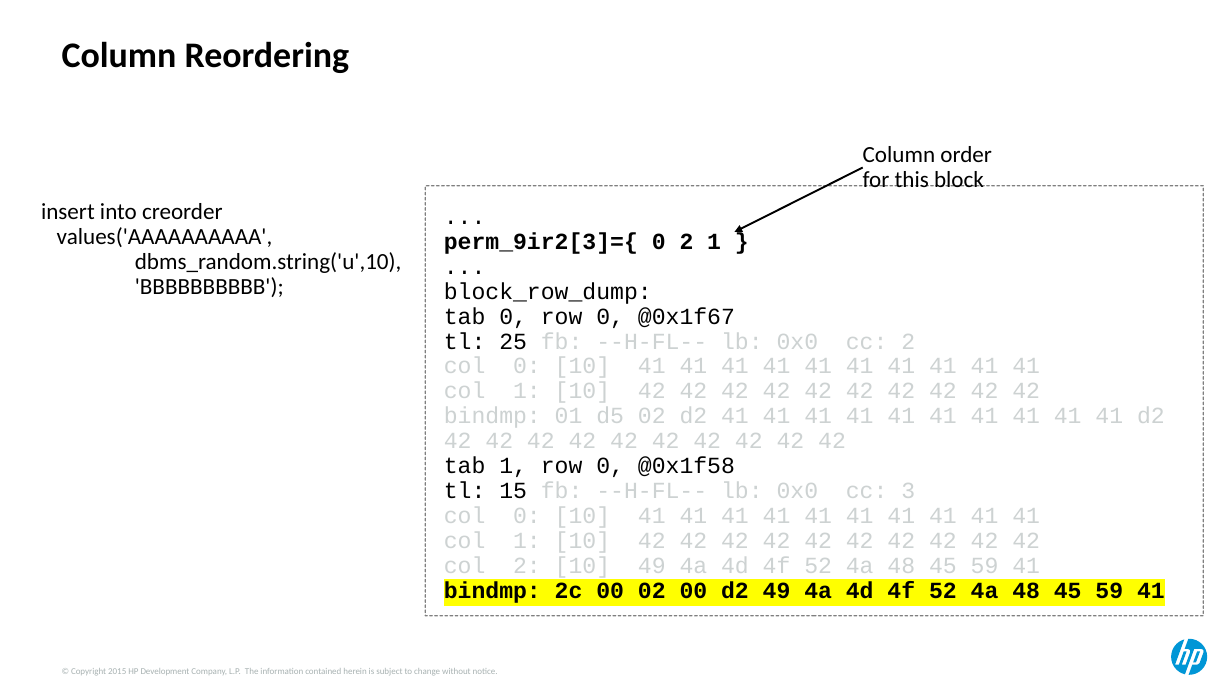
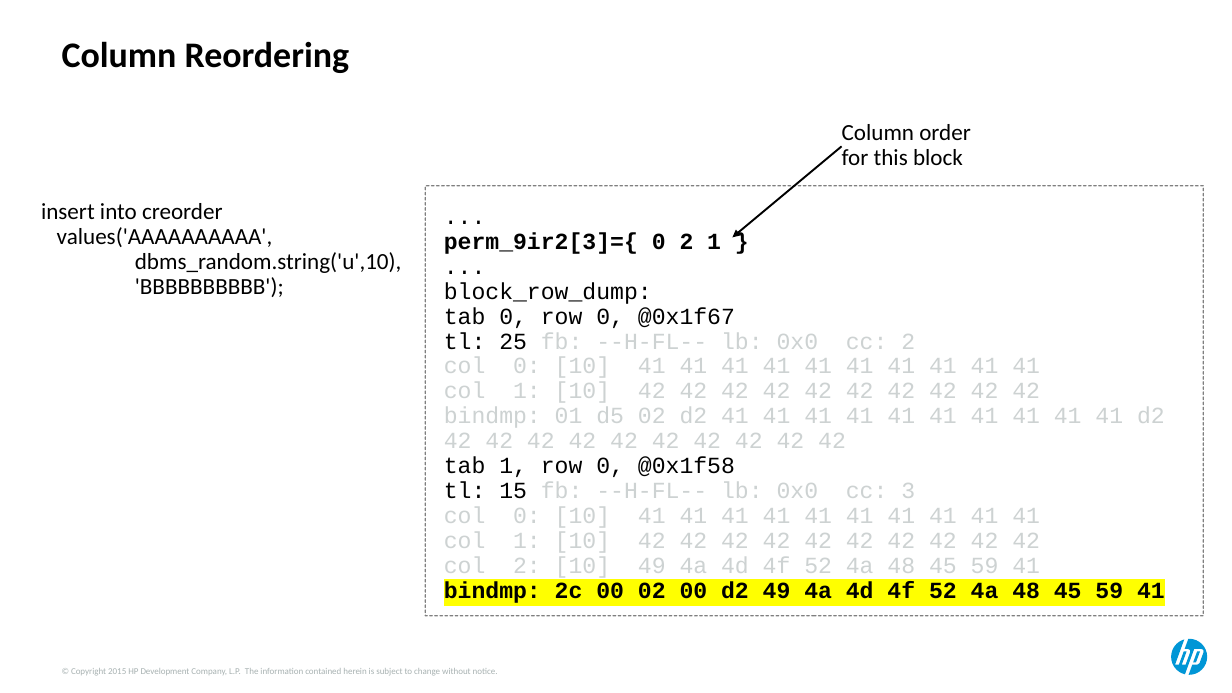
Before and after one commit to Dyland28/HP-Data-Compression, a slide deck: slide 7 of compression_sand_weiss_hotsos_2018.pptx (slide 9 before the commit). Drawn at 1232x693 pixels with LibreOffice and Linux fonts; fonts in the diff are those of the drawing. Boxes give left, top, right and bottom in pixels: in the first picture for what was removed or moved away, otherwise in the second. Text is boxed around its words. In the diff, an @@ line names an element or a change of style, - is before the commit and + after.

```diff
--- a/compression_sand_weiss_hotsos_2018.pptx
+++ b/compression_sand_weiss_hotsos_2018.pptx
@@ arrow moved from (862, 167) - (735, 232) to (842, 146) - (732, 238) @@
@@ text "Column order" moved from (x1=863, y1=146, x2=992, y2=187) to (x1=842, y1=124, x2=971, y2=165) @@
```
Also in this commit, not shown: 5 other slides changed, 1 slide added, 1 slide removed.
